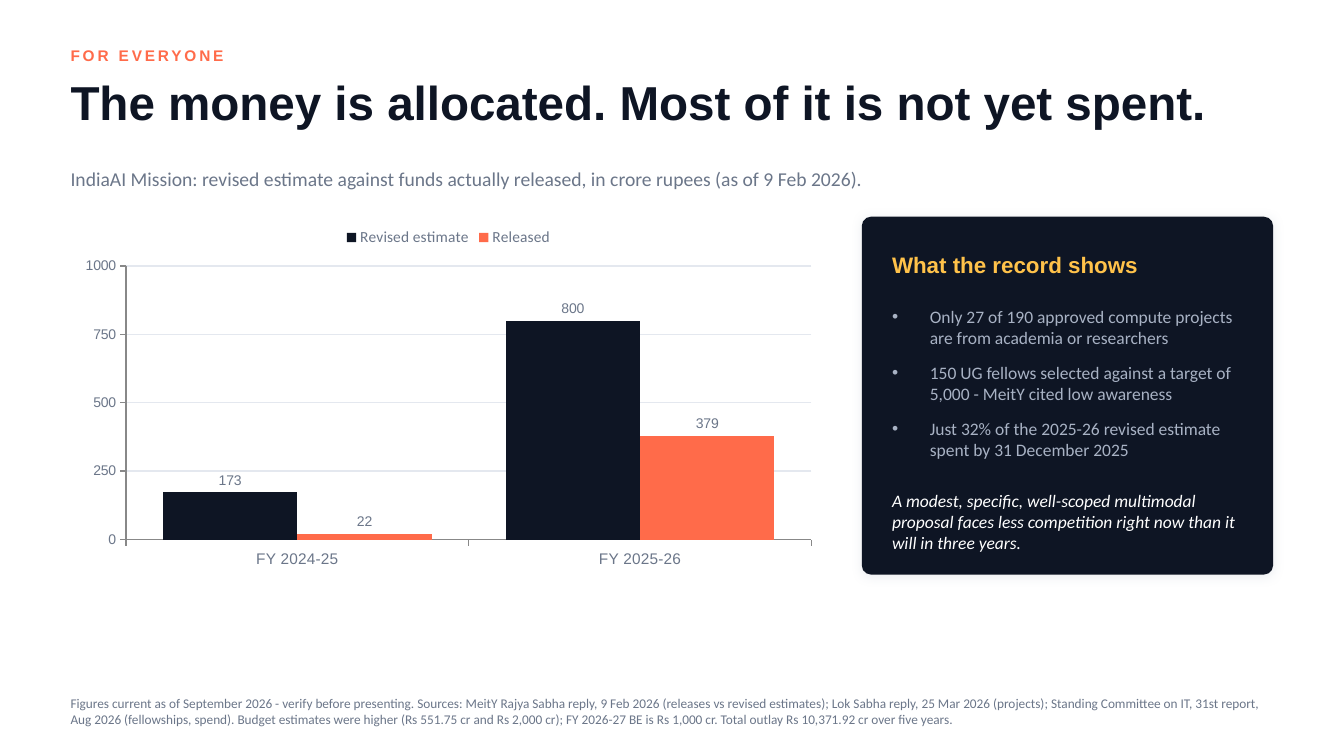
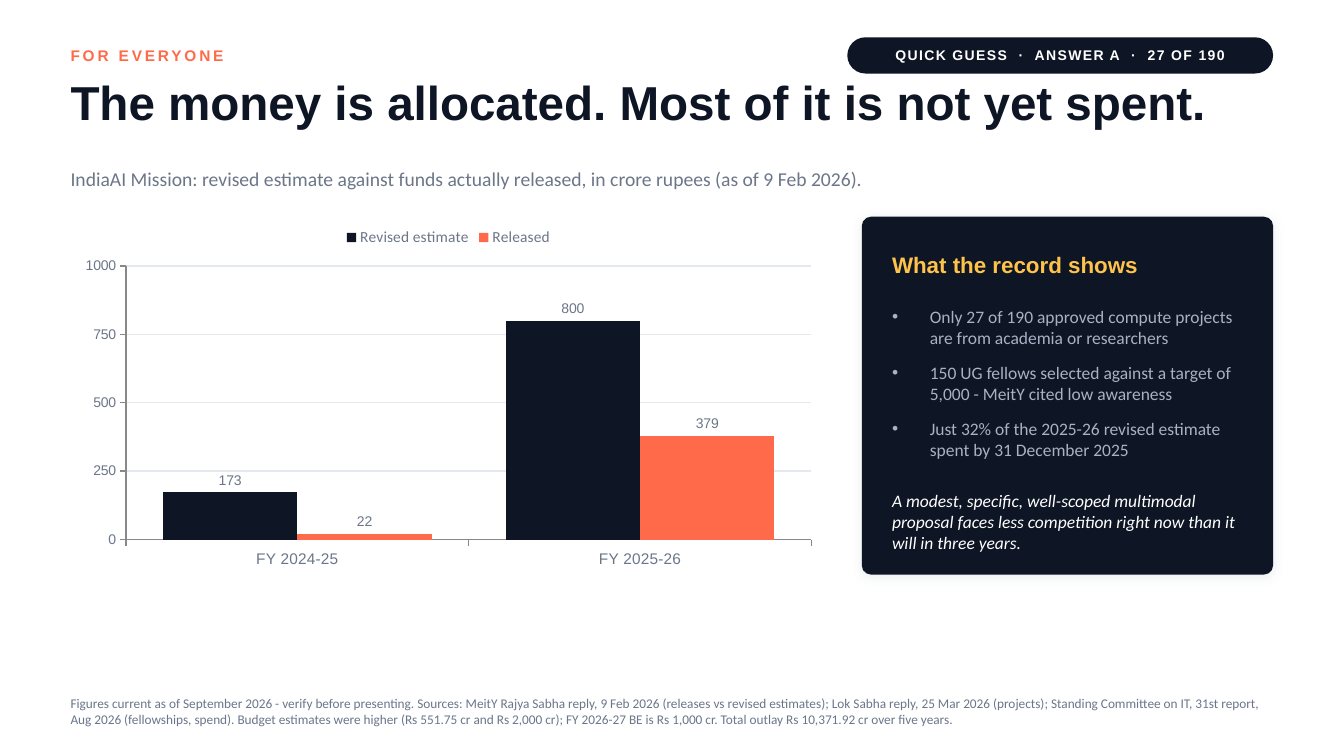
Before and after one commit to lksmangai/DeepLearning, a slide deck: slide 39 of Multimodal-AI-ATAL-FDP-Deck.pptx (slide 31 before the commit). Drawn at 1344x756 pixels with LibreOffice and Linux fonts; fonts in the diff are those of the drawing. Boxes give left, top, right and bottom in pixels: in the first picture for what was removed or moved away, otherwise in the second. Text is boxed around its words. In the diff, an @@ line names an element or a change of style, - is before the commit and + after.

```diff
--- a/Multimodal-AI-ATAL-FDP-Deck.pptx
+++ b/Multimodal-AI-ATAL-FDP-Deck.pptx
@@ rounded rectangle added at <box>848,37,1273,74</box>, fill #0E1524 @@
@@ text added at <box>895,50,1225,63</box>, 10 pt, text #FFFFFF, bold @@
+QUICK GUESS · ANSWER A · 27 OF 190
```
Also in this commit, not shown: 18 other slides changed, 14 slides added.
